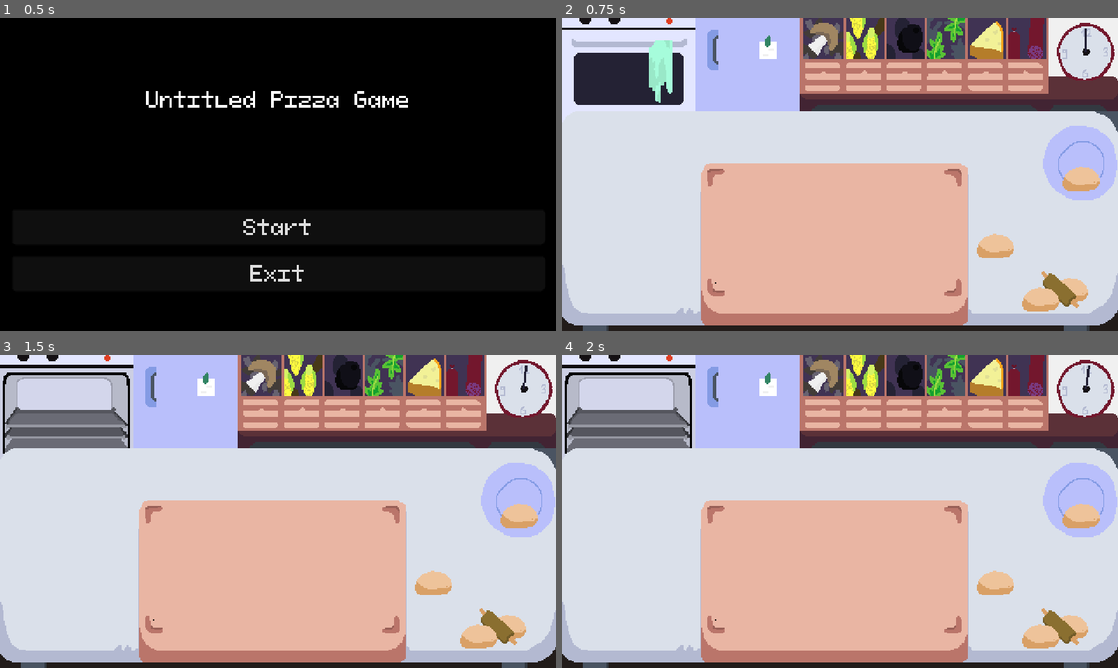
Above: before the commit, frames 1-4 (two rows, left to right).
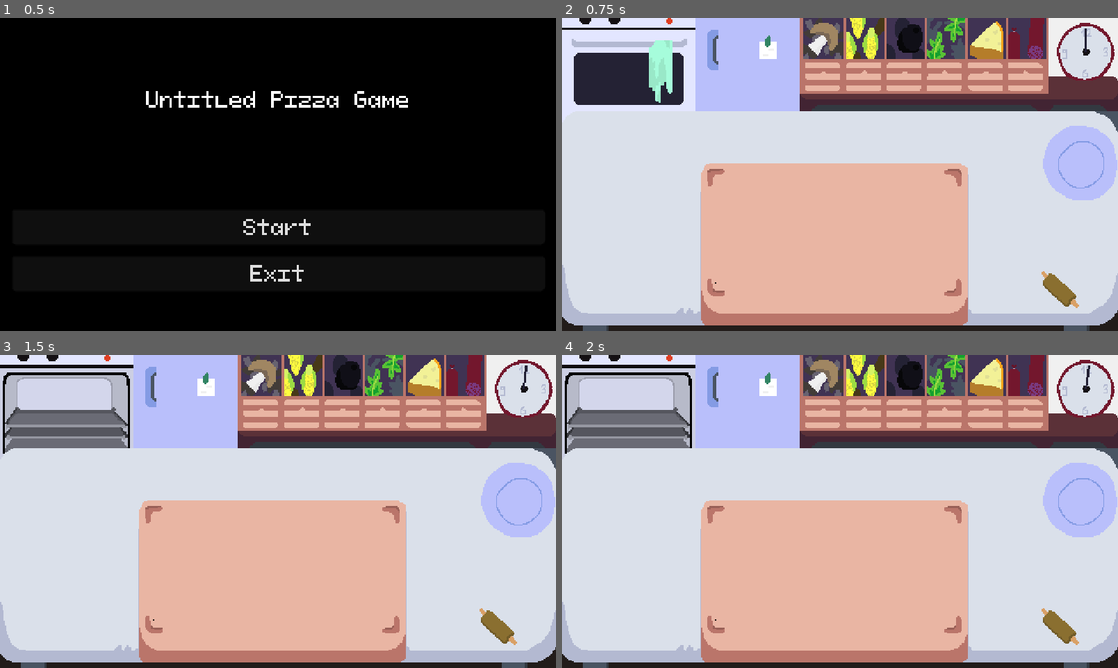
Above: after the commit, the same moments.

Repository: martindzejky/pizza-game
Game: Godot game, scene res://scenes/start.tscn
Same seed, same stepped clock (60 frames per second), same inputs: the game is played once before the commit and once after it.
Inputs (mouse positions are in pixels of both pictures, inside the frame that each line leads up to):
- Up to frame 1 (0.5 s): no input
- Up to frame 2 (0.75 s): click "Start" at 0.5 s
- Up to frame 3 (1.5 s): tap Enter at 1.25 s; move the mouse to (66, 401) at 1.27 s; click (66, 401) at 1.42 s
- Up to frame 4 (2 s): no input

Frame 1 is identical in both runs. In frame 2, 1.4% of the frame differs, in the area x 74-97%, y 47-94%; in frame 3, 1.4%; in frame 4, 1.4%.

Commit message:
delete testing dough

Diff:
--- a/objects/table/table.tscn
+++ b/objects/table/table.tscn
@@ -1,10 +1,9 @@
-[gd_scene load_steps=7 format=3 uid="uid://dwx6pe72g61d1"]
+[gd_scene load_steps=6 format=3 uid="uid://dwx6pe72g61d1"]
 
 [ext_resource type="Texture2D" uid="uid://dey134524wtmg" path="res://sprites/table.png" id="1_qoc6o"]
 [ext_resource type="PackedScene" uid="uid://fx24ebvovfv4" path="res://objects/plate/plate.tscn" id="2_eynit"]
 [ext_resource type="Script" path="res://objects/table/table.gd" id="2_vk3s4"]
 [ext_resource type="PackedScene" uid="uid://b1jgjnmmcqyjw" path="res://objects/dough-tool/dough-tool.tscn" id="3_fm40i"]
-[ext_resource type="PackedScene" uid="uid://k3ssjquq313h" path="res://objects/dough/dough.tscn" id="4_xcqvc"]
 
 [sub_resource type="RectangleShape2D" id="RectangleShape2D_qmpfi"]
 size = Vector2(480, 200)
@@ -25,19 +24,7 @@
 [node name="plate" parent="." instance=ExtResource("2_eynit")]
 position = Vector2(447, 45)
 
-[node name="dough" parent="." instance=ExtResource("4_xcqvc")]
-position = Vector2(374, 111)
-
-[node name="dough2" parent="." instance=ExtResource("4_xcqvc")]
-position = Vector2(448, 53)
-
-[node name="dough3" parent="." instance=ExtResource("4_xcqvc")]
-position = Vector2(438, 149)
-
 [node name="dough-tool" parent="." instance=ExtResource("3_fm40i")]
 position = Vector2(430, 154)
 
-[node name="dough4" parent="." instance=ExtResource("4_xcqvc")]
-position = Vector2(413, 157)
-
 [connection signal="input_event" from="clickArea" to="." method="_onInputEvent"]
